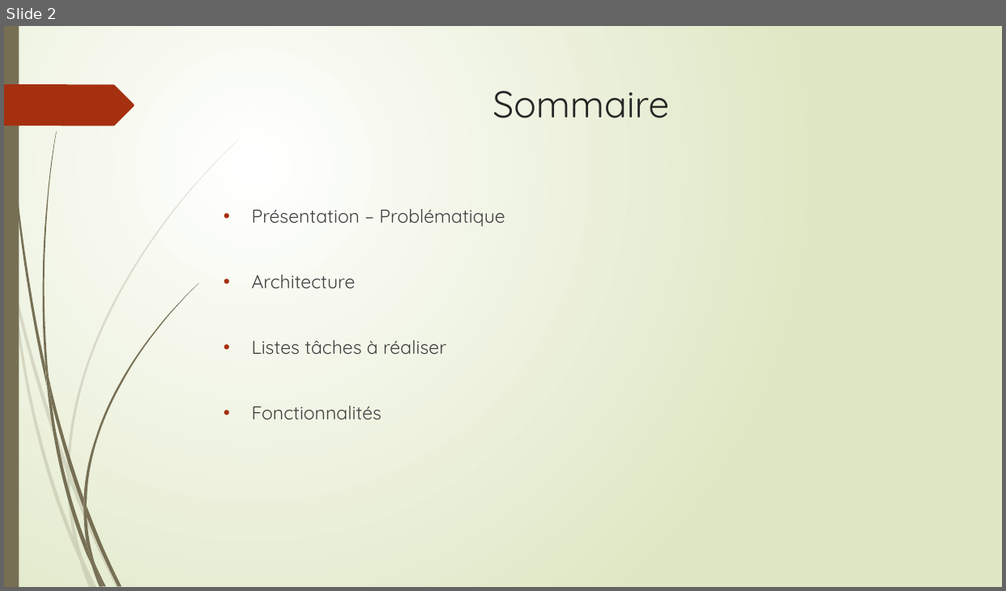
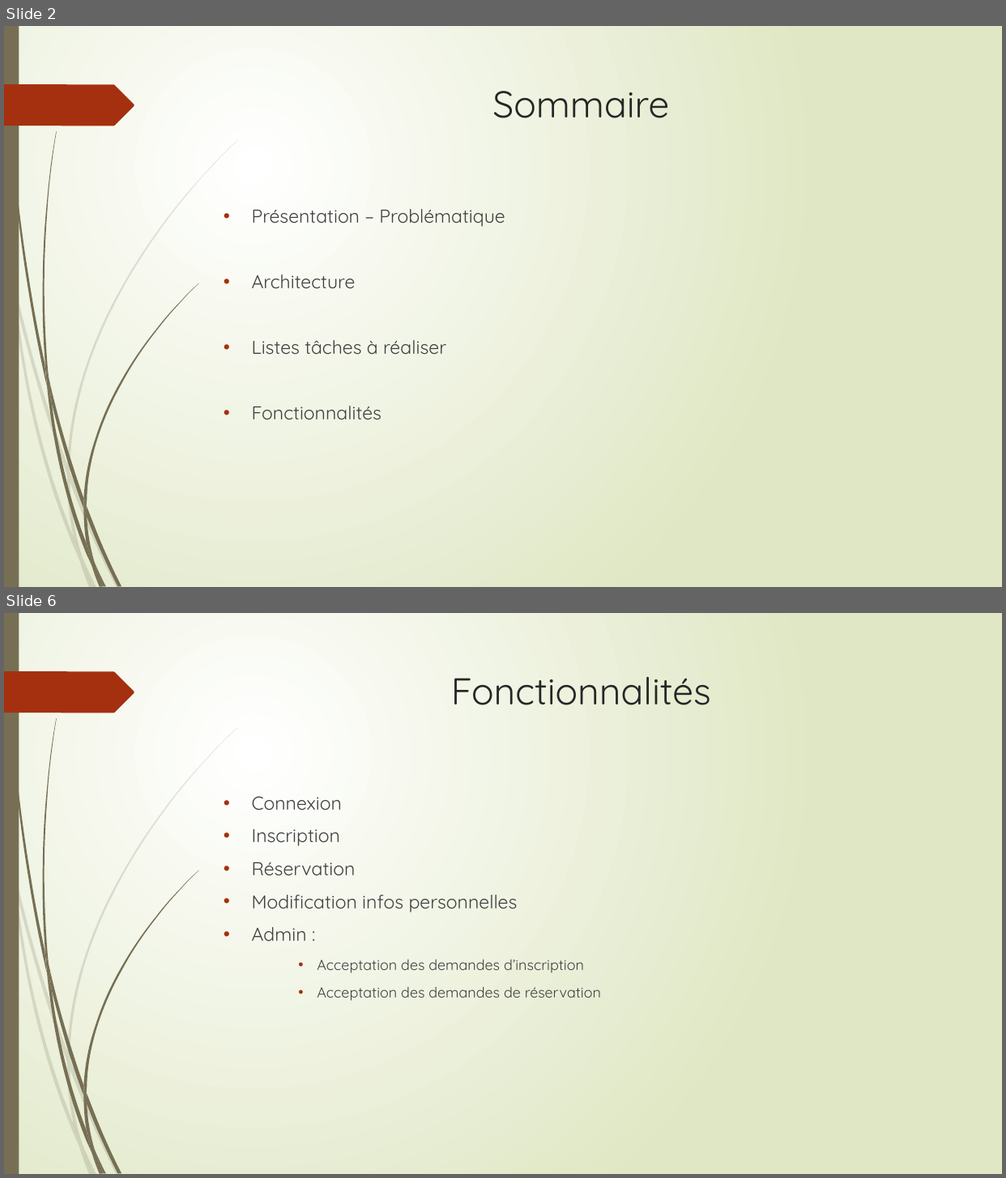
Before and after one commit to Eight-sama/Projet-Parking, a slide deck: web/PPE Projet Parking.pptx. Shown one above the other, each under a label of ours: slide 2 before the commit, slides 2 and 6 after it; the slides between them are not shown. The pictures are 1006x591 and 1006x1178 pixels, drawn with LibreOffice and Linux fonts; fonts in the diff are those of the drawing. Boxes give left, top, right and bottom in pixels: in the first picture for what was removed or moved away, otherwise in the second. Text is boxed around its words. In the diff, an @@ line names an element or a change of style, - is before the commit and + after.

Commit message:
modification powerpoint + doc

```diff
--- a/web/PPE Projet Parking.pptx
+++ b/web/PPE Projet Parking.pptx
@@ slide 6 added at bbox=[4, 613, 1002, 1174], background gradient #FFFFFF to #DFE8C4; not listed: 24 template elements that a slide beside it also shows @@
@@ title added at bbox=[451, 677, 711, 705], 36 pt, text #262626 @@
+Fonctionnalités
@@ text added at bbox=[252, 796, 601, 1001], 14 pt, text #404040 @@
+• Connexion
+• Inscription
+• Réservation
+• Modification infos personnelles
+• Admin :
+    • Acceptation des demandes d’inscription
+    • Acceptation des demandes de réservation
```
Also in this commit, not shown: 1 slide changed, 2 other slides added, 1 other file.
